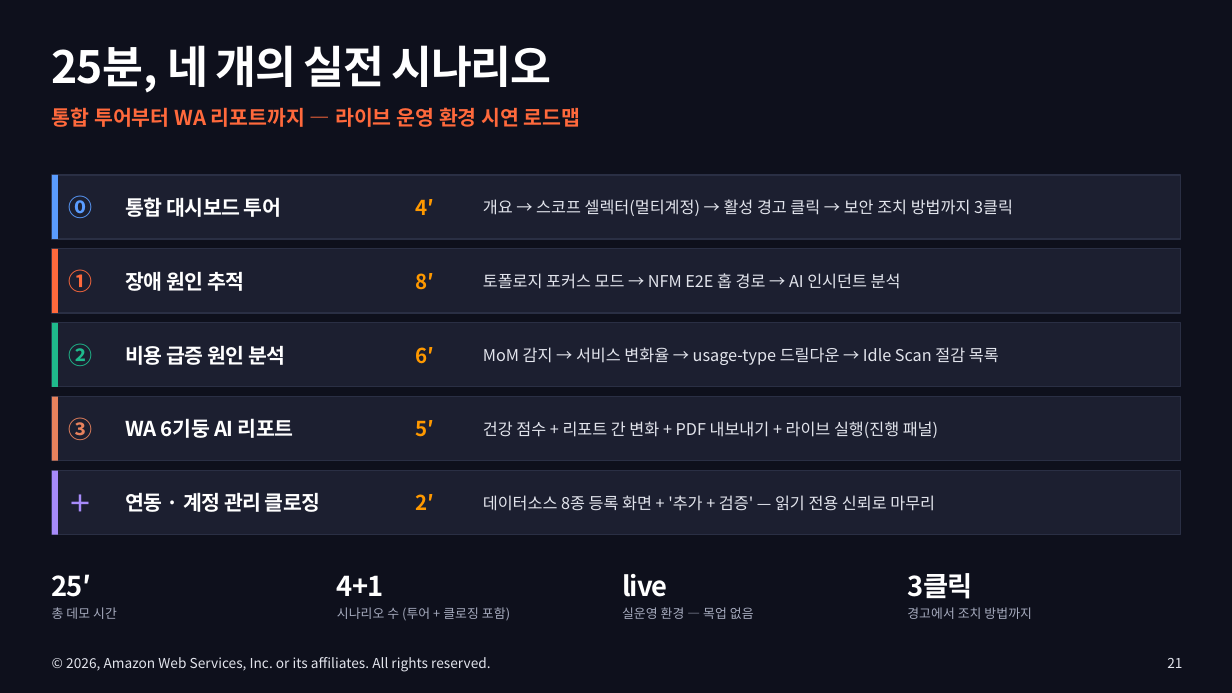
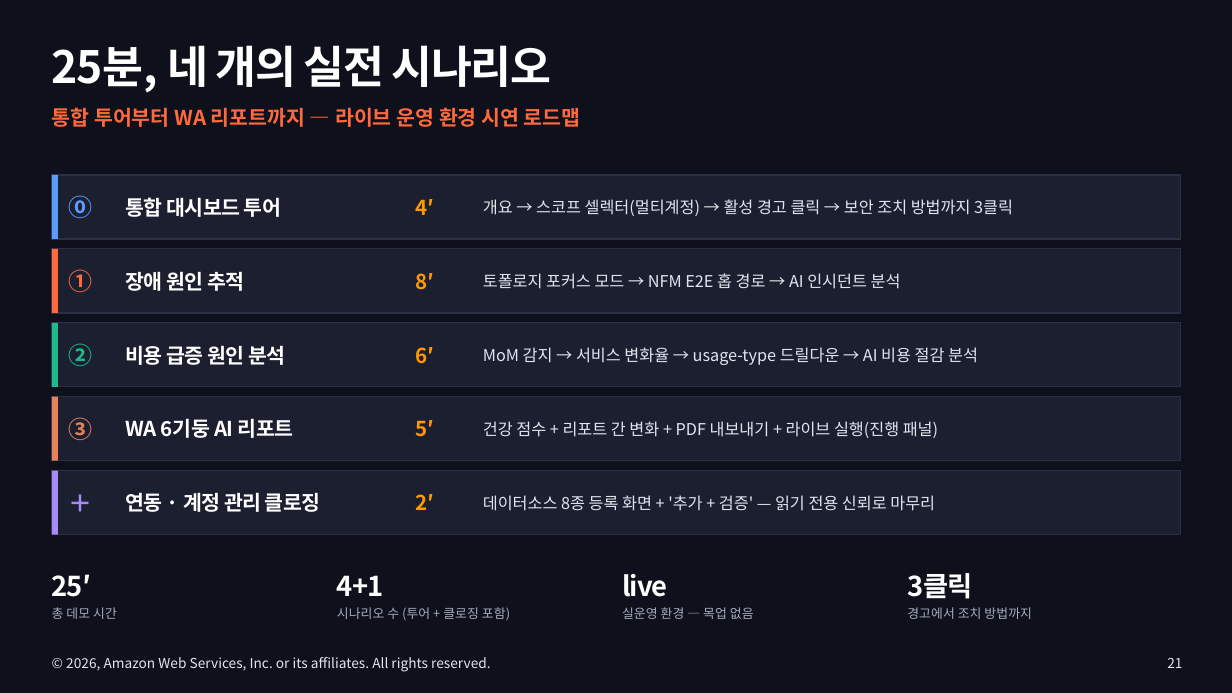
Before and after one commit to Atom-oh/awsops, a slide deck: slide 21 of docs-site/static/presentation/awsops-intro/awsops-intro.pptx. Drawn at 1232x693 pixels with LibreOffice and Linux fonts; fonts in the diff are those of the drawing. Boxes give left, top, right and bottom in pixels: in the first picture for what was removed or moved away, otherwise in the second. Text is boxed around its words. In the diff, an @@ line names an element or a change of style, - is before the commit and + after.

```diff
--- a/docs-site/static/presentation/awsops-intro/awsops-intro.pptx
+++ b/docs-site/static/presentation/awsops-intro/awsops-intro.pptx
@@ text at (483, 347, 978, 365): text changed @@
-MoM 감지 → 서비스 변화율 → usage-type 드릴다운 → Idle Scan 절감 목록
+MoM 감지 → 서비스 변화율 → usage-type 드릴다운 → AI 비용 절감 분석
```
Also in this commit, not shown: 8 other slides changed, 3 other files.
